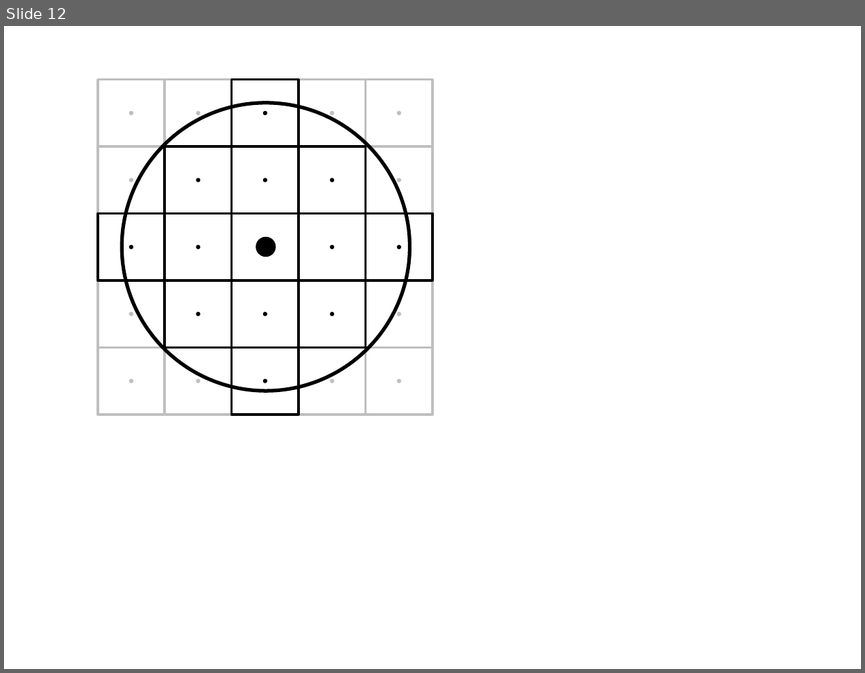
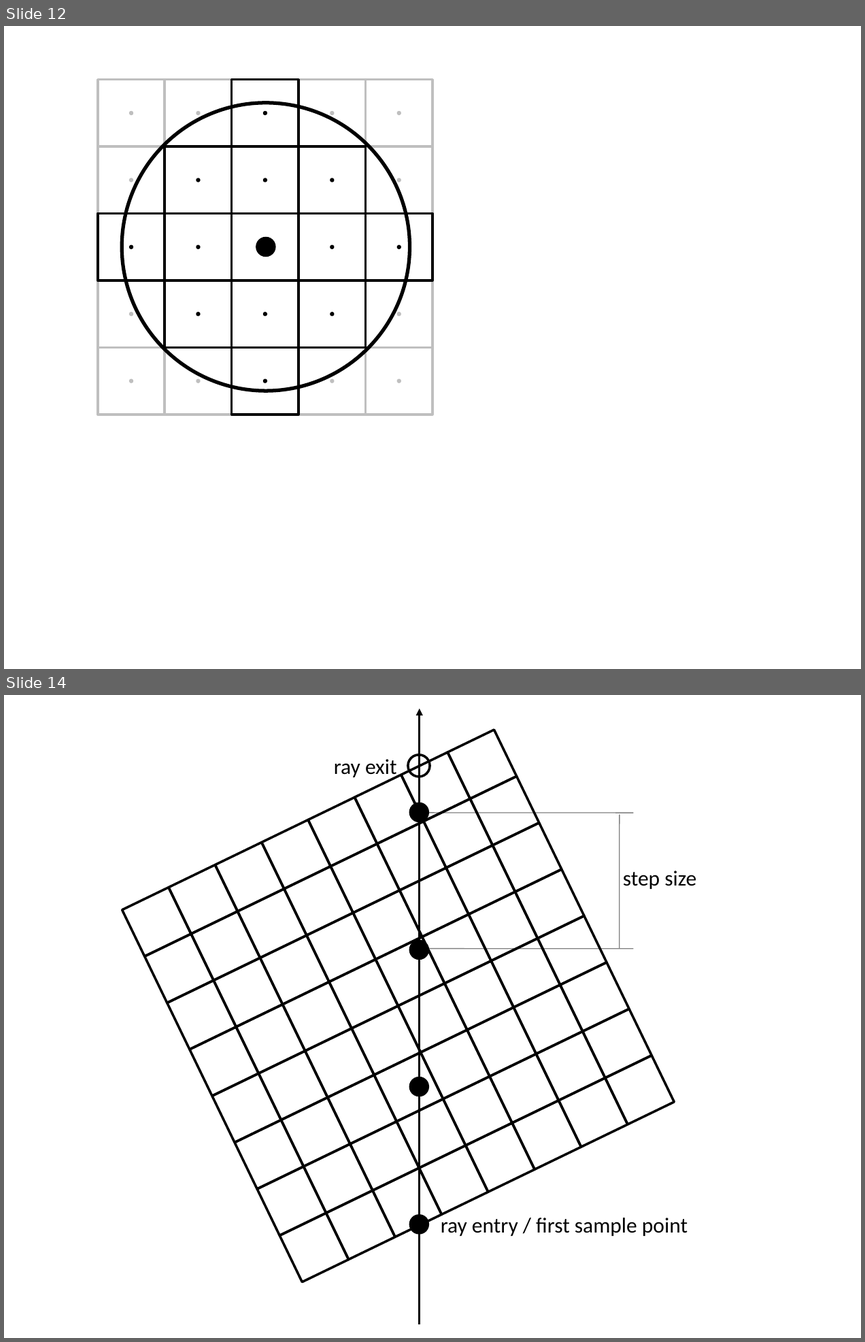
Before and after one commit to pflaumental/fluid-particles, a slide deck: thesis/drawings.pptx. Shown one above the other, each under a label of ours: slide 12 before the commit, slides 12 and 14 after it; the slides between them are not shown. The pictures are 865x673 and 865x1342 pixels, drawn with LibreOffice and Linux fonts; fonts in the diff are those of the drawing. Boxes give left, top, right and bottom in pixels: in the first picture for what was removed or moved away, otherwise in the second. Text is boxed around its words. In the diff, an @@ line names an element or a change of style, - is before the commit and + after.

```diff
--- a/thesis/drawings.pptx
+++ b/thesis/drawings.pptx
@@ slide 14 added at (4, 695, 861, 1338), background #FFFFFF @@
@@ arrow added from (419, 1324) to (419, 709), #000000 1.5 pt @@
@@ ellipse added at (407, 755, 430, 777), outline #000000 2 pt @@
@@ text added at (334, 759, 397, 779), 18 pt, text #000000 @@
+ray exit
@@ ellipse added at (409, 802, 429, 821), fill #000000 @@
@@ line added from (419, 813) to (633, 813), #808080 0.75 pt @@
@@ line added from (619, 949) to (619, 814), #808080 0.75 pt @@
@@ text added at (623, 870, 696, 889), 18 pt, text #000000 @@
+step size
@@ ellipse added at (409, 939, 429, 959), fill #000000 @@
@@ line added from (419, 949) to (633, 949), #808080 0.75 pt @@
@@ group added at (122, 730, 674, 1281): 64 rectangles @@
@@ ellipse added at (409, 1076, 429, 1096), fill #000000 @@
@@ ellipse added at (409, 1215, 429, 1234), fill #000000 @@
@@ text added at (441, 1214, 687, 1236), 18 pt, text #000000 @@
+ray entry / first sample point
```
Also in this commit, not shown: 6 other slides added, 1 other file.
